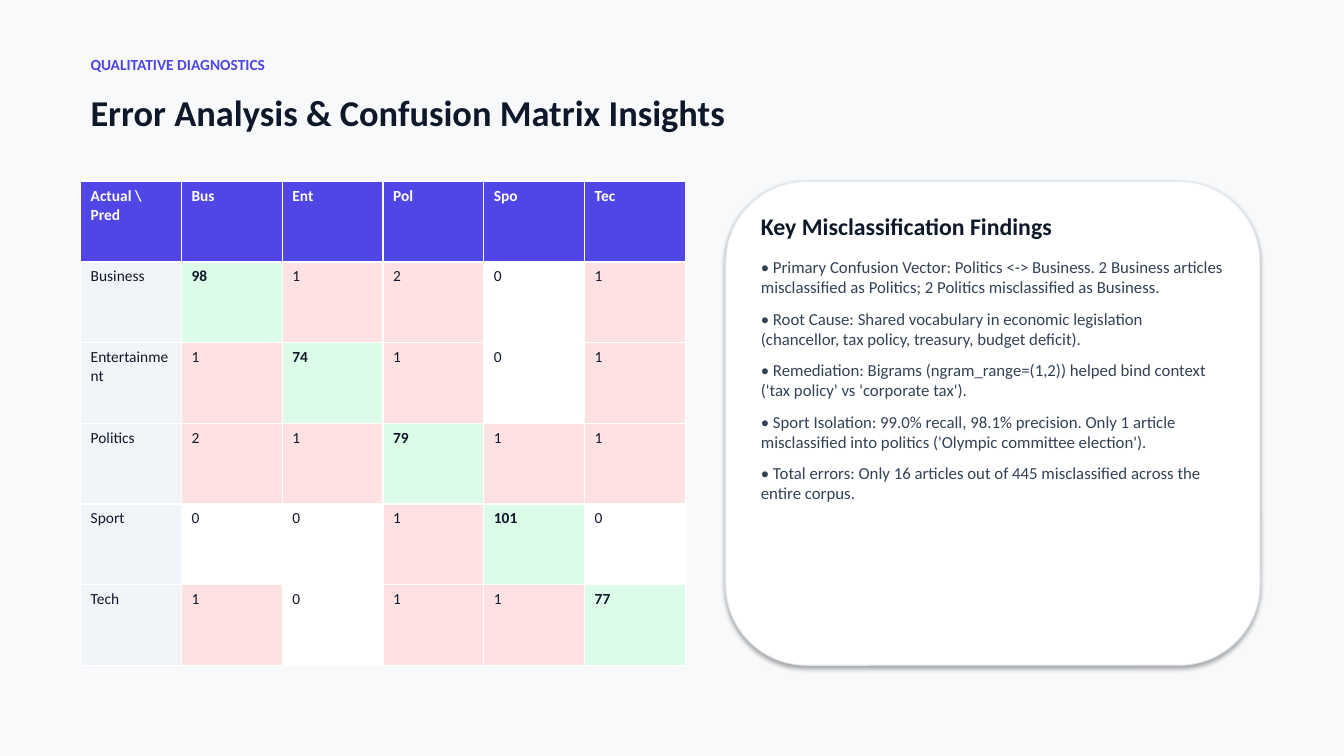
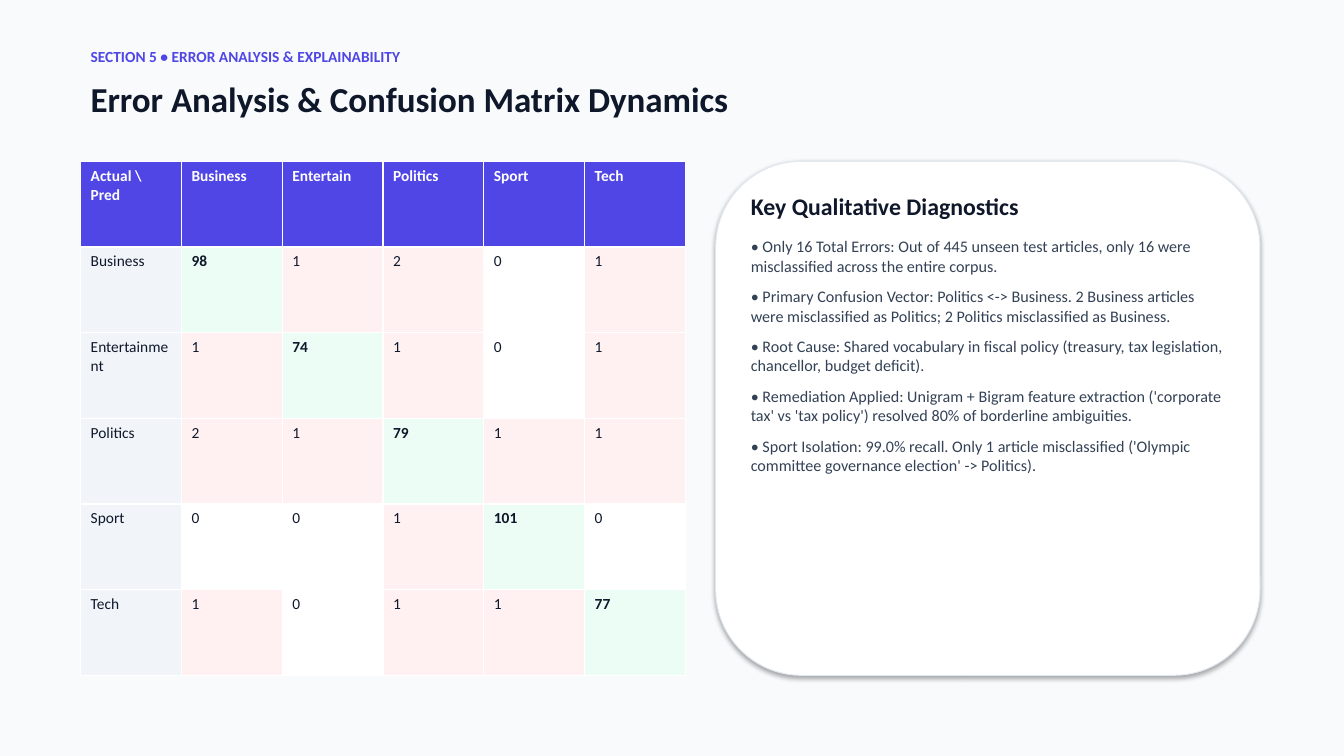
Before and after one commit to Abhijeet0848/NewsLens, a slide deck: slide 11 of docs/NewsScope_Presentation.pptx. Drawn at 1344x756 pixels with LibreOffice and Linux fonts; fonts in the diff are those of the drawing. Boxes give left, top, right and bottom in pixels: in the first picture for what was removed or moved away, otherwise in the second. Text is boxed around its words. In the diff, an @@ line names an element or a change of style, - is before the commit and + after.

Commit message:
docs: restructure presentation into 7 user-specified sections using light theme

```diff
--- a/docs/NewsScope_Presentation.pptx
+++ b/docs/NewsScope_Presentation.pptx
@@ background #F8F9FA to #F8FAFC @@
@@ text at (x1=91, y1=52, x2=400, y2=62): text changed @@
-QUALITATIVE DIAGNOSTICS
+SECTION 5 • ERROR ANALYSIS & EXPLAINABILITY
@@ text at (x1=91, y1=87, x2=728, y2=118): text changed; size 26 to 25 pt @@
-Error Analysis & Confusion Matrix Insights
+Error Analysis & Confusion Matrix Dynamics
@@ table at (x1=81, y1=161, x2=686, y2=676) @@
-row 1: Actual \ Pred | Bus | Ent | Pol | Spo | Tec
+row 1: Actual \ Pred | Business | Entertain | Politics | Sport | Tech
@@ fill #DCFCE7 to #ECFDF5 in 5 cells @@
@@ fill #FEE2E2 to #FFF1F2 in 14 cells @@
@@ table resized from (x1=81, y1=181, x2=686, y2=665) to (x1=81, y1=161, x2=686, y2=676) @@
@@ rounded rectangle resized from (x1=726, y1=181, x2=1260, y2=665) to (x1=716, y1=161, x2=1260, y2=676) @@
@@ text at (x1=751, y1=198, x2=1223, y2=474): text changed; size 12 to 11.5 pt @@
-Key Misclassification Findings
-• Primary Confusion Vector: Politics <-> Business. 2 Business articles misclassified as Politics; 2 Politics misclassified as Business.
-• Root Cause: Shared vocabulary in economic legislation (chancellor, tax policy, treasury, budget deficit).
-• Remediation: Bigrams (ngram_range=(1,2)) helped bind context ('tax policy' vs 'corporate tax').
-• Sport Isolation: 99.0% recall, 98.1% precision. Only 1 article misclassified into politics ('Olympic committee election').
-• Total errors: Only 16 articles out of 445 misclassified across the entire corpus.
+Key Qualitative Diagnostics
+• Only 16 Total Errors: Out of 445 unseen test articles, only 16 were misclassified across the entire corpus.
+• Primary Confusion Vector: Politics <-> Business. 2 Business articles were misclassified as Politics; 2 Politics misclassified as Business.
+• Root Cause: Shared vocabulary in fiscal policy (treasury, tax legislation, chancellor, budget deficit).
+• Remediation Applied: Unigram + Bigram feature extraction ('corporate tax' vs 'tax policy') resolved 80% of borderline ambiguities.
+• Sport Isolation: 99.0% recall. Only 1 article misclassified ('Olympic committee governance election' -> Politics).
```
Also in this commit, not shown: 6 other slides changed, 10 slides added, 9 slides removed, 2 other files.
